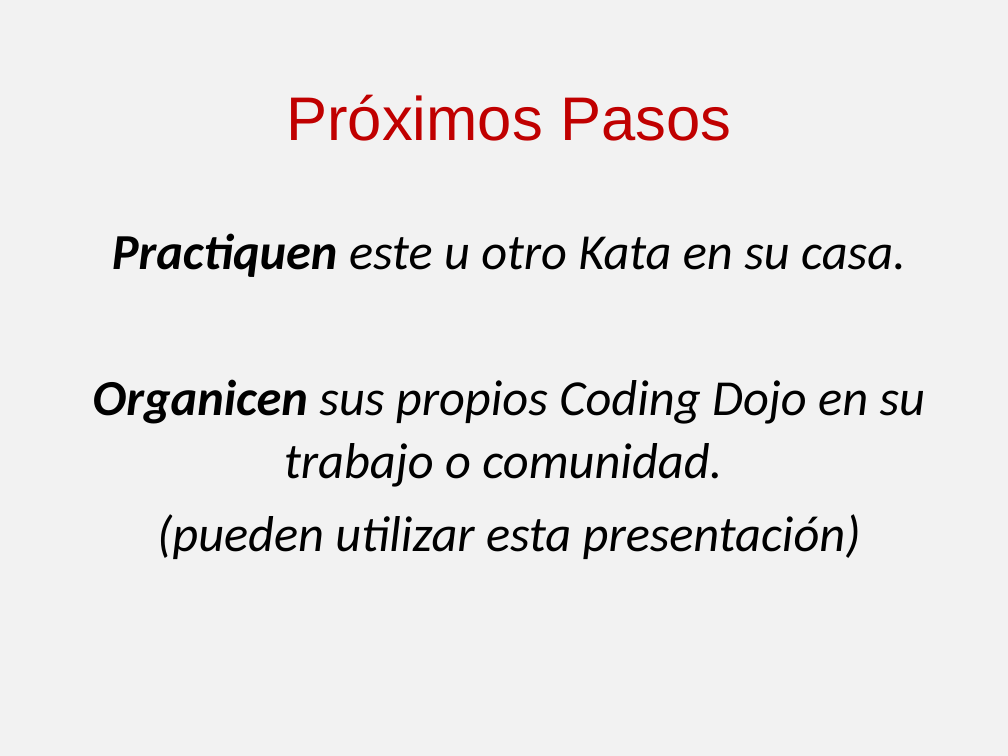
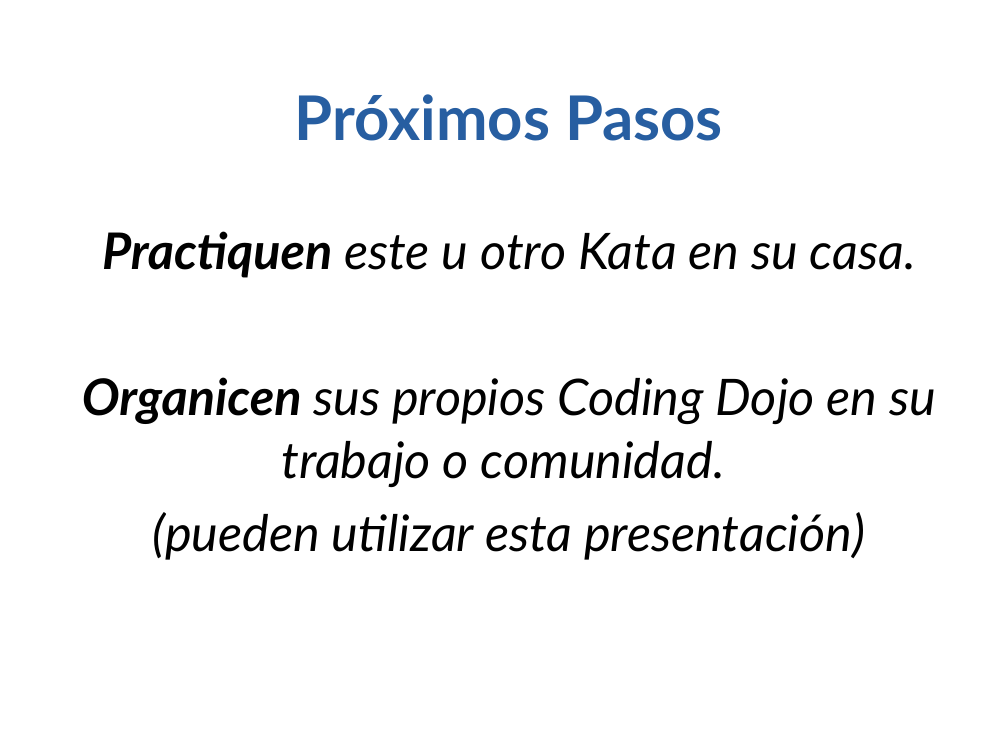
Before and after one commit to angelnunezsalazar/Coding-Dojo, a slide deck: slide 9 of Randori/Coding Dojo.pptx (slide 10 before the commit). Drawn at 1008x756 pixels with LibreOffice and Linux fonts; fonts in the diff are those of the drawing. Boxes give left, top, right and bottom in pixels: in the first picture for what was removed or moved away, otherwise in the second. Text is boxed around its words. In the diff, an @@ line names an element or a change of style, - is before the commit and + after.

```diff
--- a/Randori/Coding Dojo.pptx
+++ b/Randori/Coding Dojo.pptx
@@ background #F2F2F2 to #FFFFFF @@
@@ title "Próximos Pasos" at [295, 94, 723, 141]: font Arial to Lato, text colour #C00000 to #275EA1, bold on @@
@@ text "Practiquen este u otro Kata ..." at [82, 231, 936, 560]: font Calibri to Lato @@
```
Also in this commit, not shown: 9 other slides changed, 1 slide added, 2 slides removed, 1 other file.
